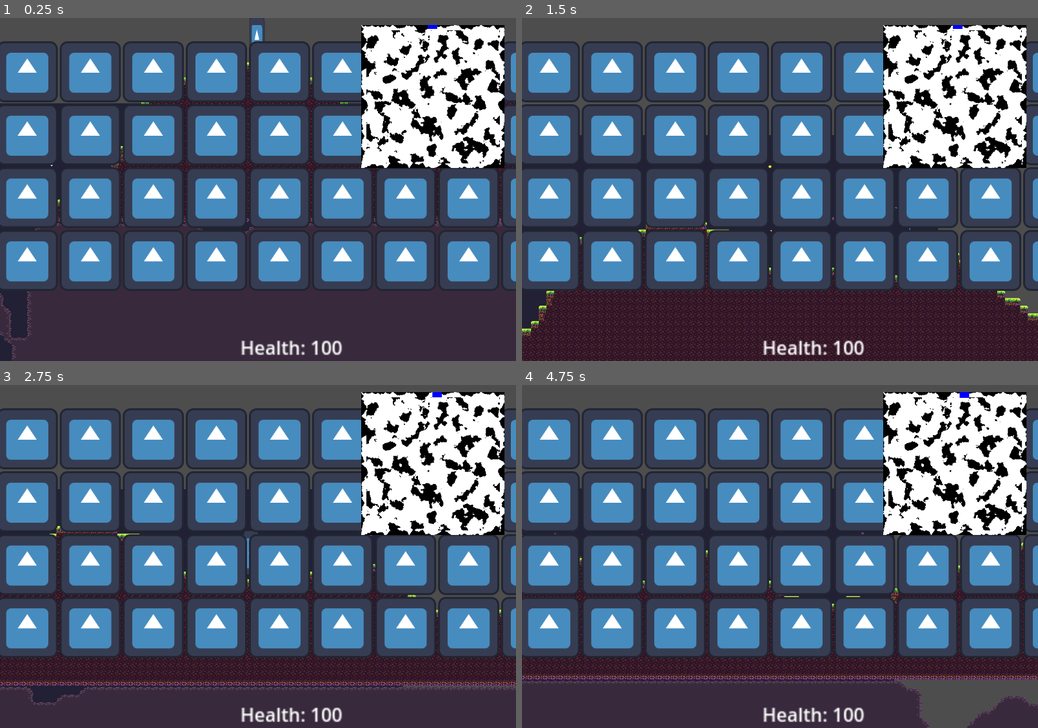
Above: before the commit, frames 1-4 (two rows, left to right).
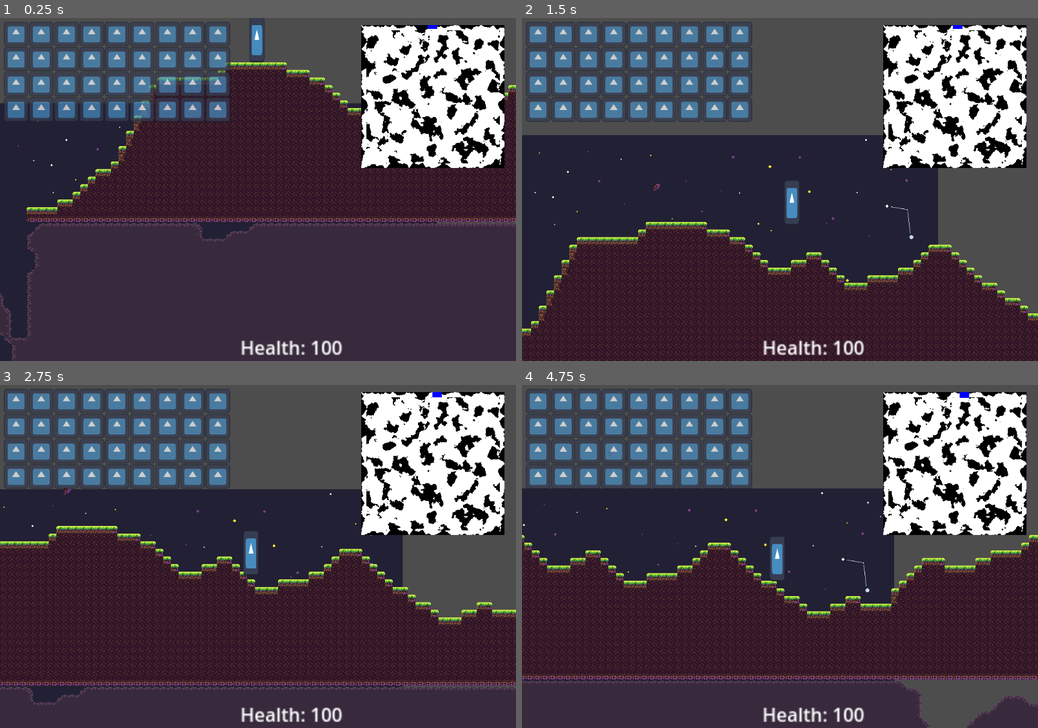
Above: after the commit, the same moments.

Repository: EamonnER/TerraWorlds
Game: Godot game, scene res://game.tscn
Two runs of this game, one before a commit and one after it. Both use one fixed random seed, a clock stepped at 60 frames per second and the inputs below. The engine's default icon, where the game draws it, is replaced by a stand-in: a white triangle on a blue panel in a dark square.
Inputs (mouse positions are in pixels of both pictures, inside the frame that each line leads up to):
- Up to frame 1 (0.25 s): no input
- Up to frame 2 (1.5 s): move the mouse to (893, 172) at 0.52 s; hold D (game_right) from 0.53 s (still down); click (893, 172) at 0.6 s; tap Space (game_jump) at 0.77 s; move the mouse to (676, 206) at 1.27 s; right-click (676, 206) at 1.35 s
- Up to frame 3 (2.75 s): tap Space (game_jump) at 1.52 s; move the mouse to (309, 481) at 2.02 s; release D (game_right) at 2.03 s; hold A (game_left) from 2.03 s (still down); click (309, 481) at 2.1 s
- Up to frame 4 (4.75 s): move the mouse to (754, 625) at 2.77 s; release A (game_left) at 2.78 s; hold D (game_right) 2.78-4.28 s; right-click (754, 625) at 2.85 s; tap Space (game_jump) at 3.02, 3.77, 4.52 s; move the mouse to (934, 607) at 3.52 s; click (934, 607) at 3.6 s; move the mouse to (625, 505) at 4.27 s; hold A (game_left) from 4.28 s (still down); right-click (625, 505) at 4.35 s

The runs differ from the first frame. In frame 1, 45% of the frame differs, in the area x 0-100%, y 1-80%; in frame 2, 47%; in frame 3, 49%; in frame 4, 50%.

Commit message:
Changed layout of inventory and added inventory helper functions

Diff:
--- a/game.tscn
+++ b/game.tscn
@@ -44,7 +44,16 @@
 script = ExtResource("5_iee2e")
 
 [node name="Inventory" parent="CanvasLayer/HUD" instance=ExtResource("6_n78m7")]
-layout_mode = 0
+layout_mode = 1
+anchors_preset = -1
+anchor_left = 0.014
+anchor_top = -0.057
+anchor_right = 0.014
+anchor_bottom = -0.057
+offset_left = -0.120001
+offset_top = 0.0400009
+offset_right = -0.120001
+offset_bottom = 0.0400009
 columns = 9
 
 [node name="Health" type="Label" parent="CanvasLayer/HUD"]
--- a/src/inventory/Inventory.tscn
+++ b/src/inventory/Inventory.tscn
@@ -3,4 +3,5 @@
 [ext_resource type="Script" path="res://src/inventory/inventory.gd" id="1_dlhv8"]
 
 [node name="Inventory" type="GridContainer"]
+scale = Vector2(0.4, 0.4)
 script = ExtResource("1_dlhv8")
--- a/src/inventory/inventory.gd
+++ b/src/inventory/inventory.gd
@@ -1,13 +1,35 @@
 extends GridContainer
 class_name Inventory
 
+enum SLOT_TYPE {
+	INVENTORY_HOTBAR,
+	INVENTORY
+}
+
+@onready var inventory_slot_scene = preload("res://src/inventory/inventory_slot.tscn")
+
 var rows = 4
-var slots: Array[InventorySlot]
+var slots: Dictionary
 
 func _ready() -> void:
 	columns = 9
 
+	slots[SLOT_TYPE.INVENTORY_HOTBAR] = []
+	slots[SLOT_TYPE.INVENTORY] = []
+
 	for i in range(columns * rows):
-		var slot = InventorySlot.new()
+		var slot: InventorySlot = inventory_slot_scene.instantiate()
 		add_child(slot)
-		slots.append(slot)
+
+		if i < columns:
+			slots[SLOT_TYPE.INVENTORY_HOTBAR].append(slot)
+		else:
+			slots[SLOT_TYPE.INVENTORY].append(slot)
+
+func hide_inventory() -> void:
+	for slot in slots[SLOT_TYPE.INVENTORY]:
+		slot.hide()
+
+func show_inventory() -> void:
+	for slot in slots[SLOT_TYPE.INVENTORY]:
+		slot.show()
--- a/src/inventory/inventory_slot.gd
+++ b/src/inventory/inventory_slot.gd
@@ -27,6 +27,3 @@
 	quantity = new_quantity
 	if quantity < 0:
 		quantity = 0
-
-func _ready() -> void:
-	texture = load("res://icon.svg")
--- a/src/inventory/inventory_slot.tscn
+++ b/src/inventory/inventory_slot.tscn
@@ -4,5 +4,8 @@
 [ext_resource type="Script" path="res://src/inventory/inventory_slot.gd" id="2_ypagu"]
 
 [node name="InventorySlot" type="TextureRect"]
+self_modulate = Color(1, 1, 1, 0.72549)
+offset_right = 128.0
+offset_bottom = 128.0
 texture = ExtResource("1_ao32y")
 script = ExtResource("2_ypagu")
